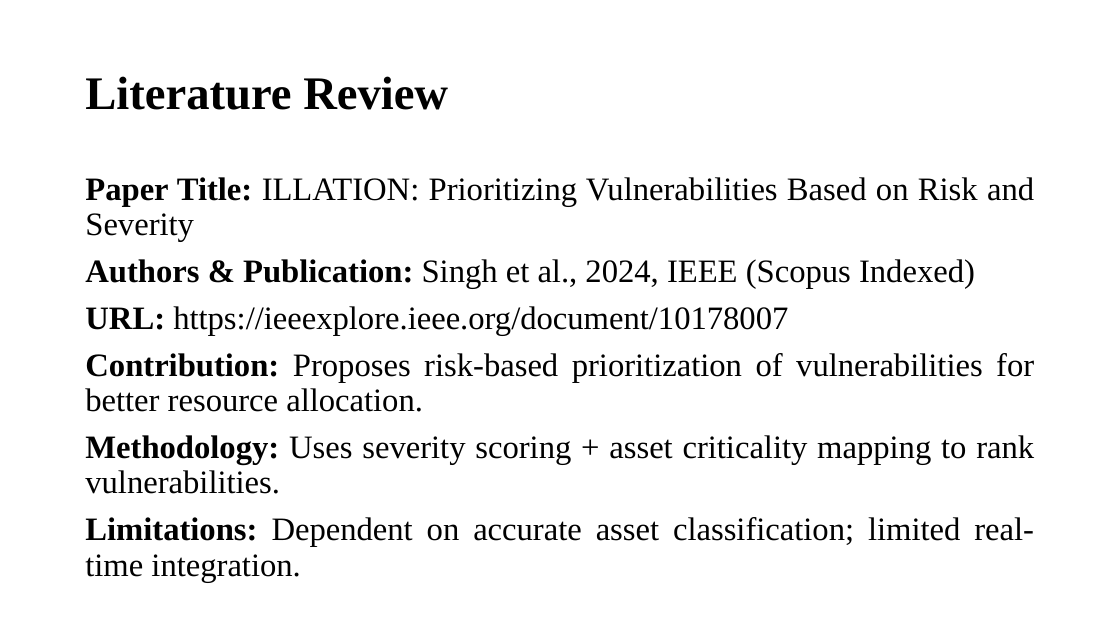
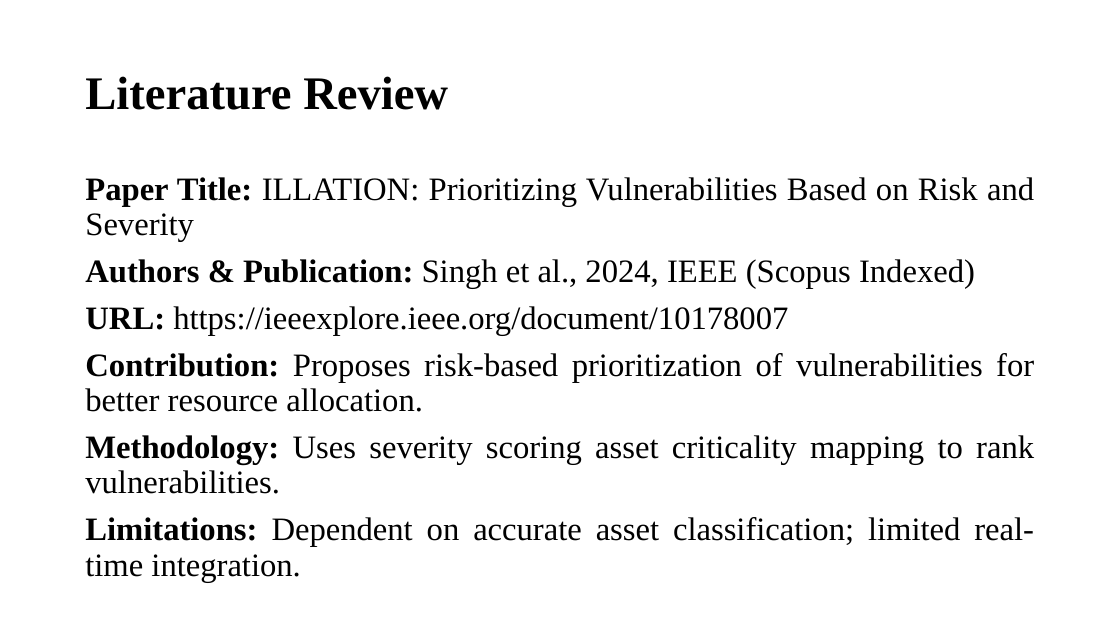
Before and after one commit to nazeer77718/securecloud-sharing-system, a slide deck: slide 6 of Stage-1_Project_Review-2.pptx. Drawn at 1120x630 pixels with LibreOffice and Linux fonts; fonts in the diff are those of the drawing. Boxes give left, top, right and bottom in pixels: in the first picture for what was removed or moved away, otherwise in the second. Text is boxed around its words. In the diff, an @@ line names an element or a change of style, - is before the commit and + after.

```diff
--- a/Stage-1_Project_Review-2.pptx
+++ b/Stage-1_Project_Review-2.pptx
@@ text at box(85, 435, 1034, 494): text changed @@
-Methodology: Uses severity scoring + asset criticality mapping to rank vulnerabilities.
+Methodology: Uses severity scoring asset criticality mapping to rank vulnerabilities.
```
Also in this commit, not shown: 4 other slides changed, 2 other files.
